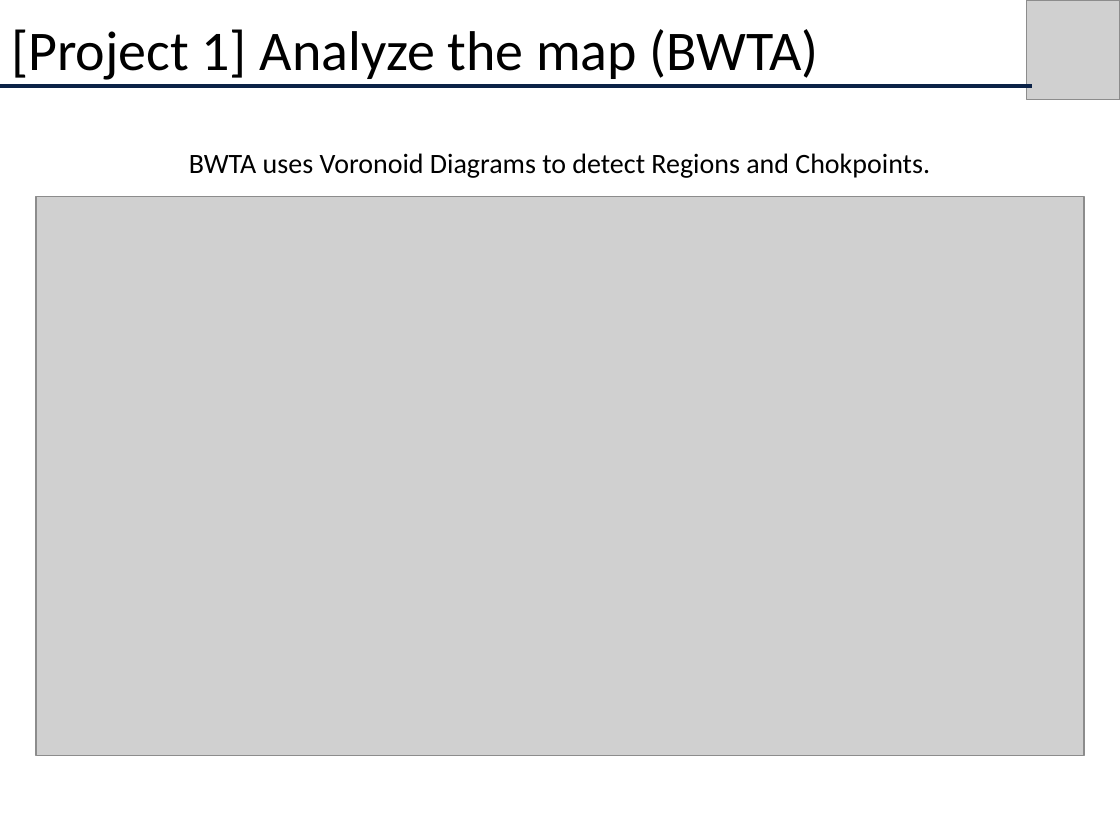
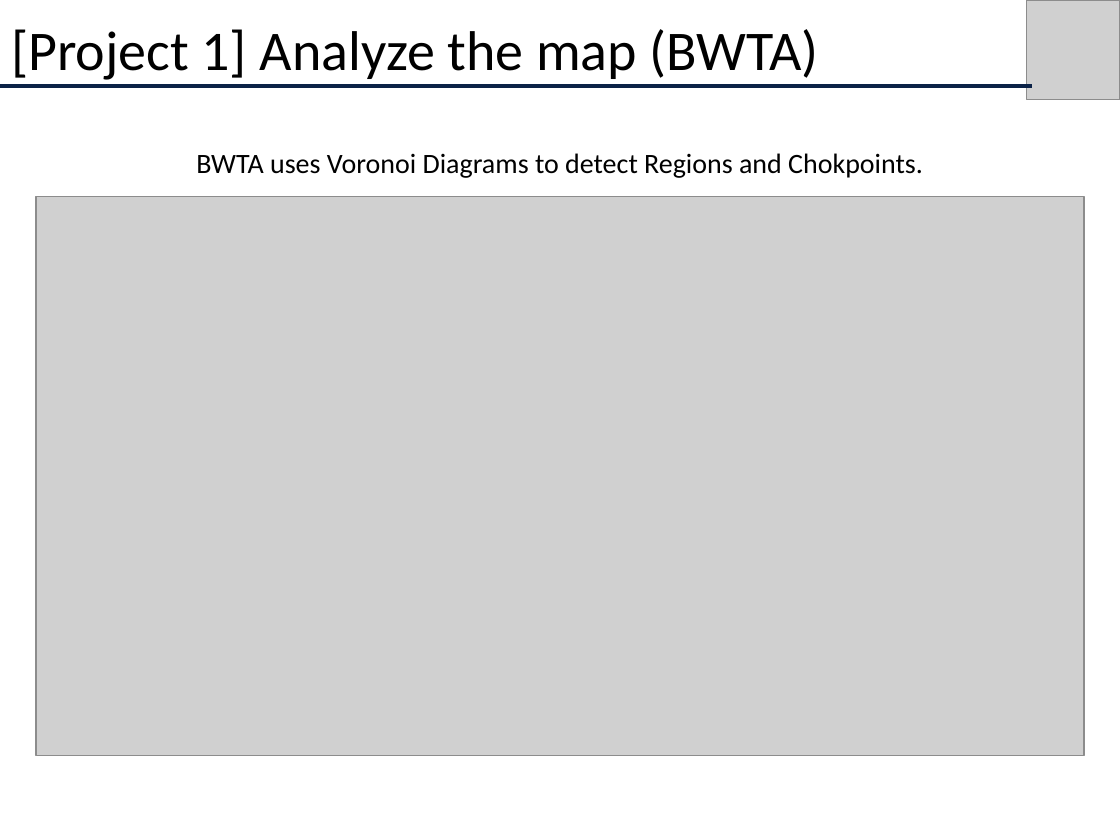
Before and after one commit to albertouri/psmage, a slide deck: slide 5 of docs/CS680Presentation.pptx (slide 4 before the commit). Drawn at 1120x840 pixels with LibreOffice and Linux fonts; fonts in the diff are those of the drawing; grey boxes stand for pictures. Boxes give left, top, right and bottom in pixels: in the first picture for what was removed or moved away, otherwise in the second. Text is boxed around its words. In the diff, an @@ line names an element or a change of style, - is before the commit and + after.

```diff
--- a/docs/CS680Presentation.pptx
+++ b/docs/CS680Presentation.pptx
@@ text at (x1=196, y1=153, x2=923, y2=178): text changed @@
-BWTA uses Voronoid Diagrams to detect Regions and Chokpoints.
+BWTA uses Voronoi Diagrams to detect Regions and Chokpoints.
```
Also in this commit, not shown: 4 other slides changed, 9 slides added, 6 other files.
